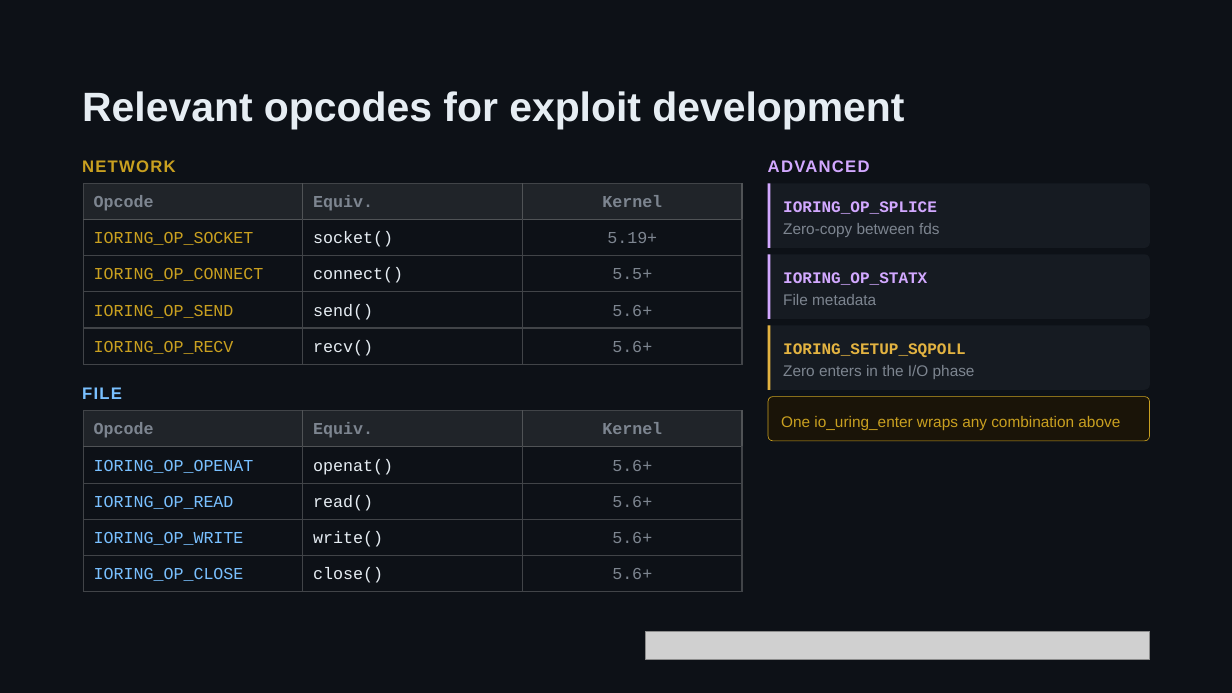
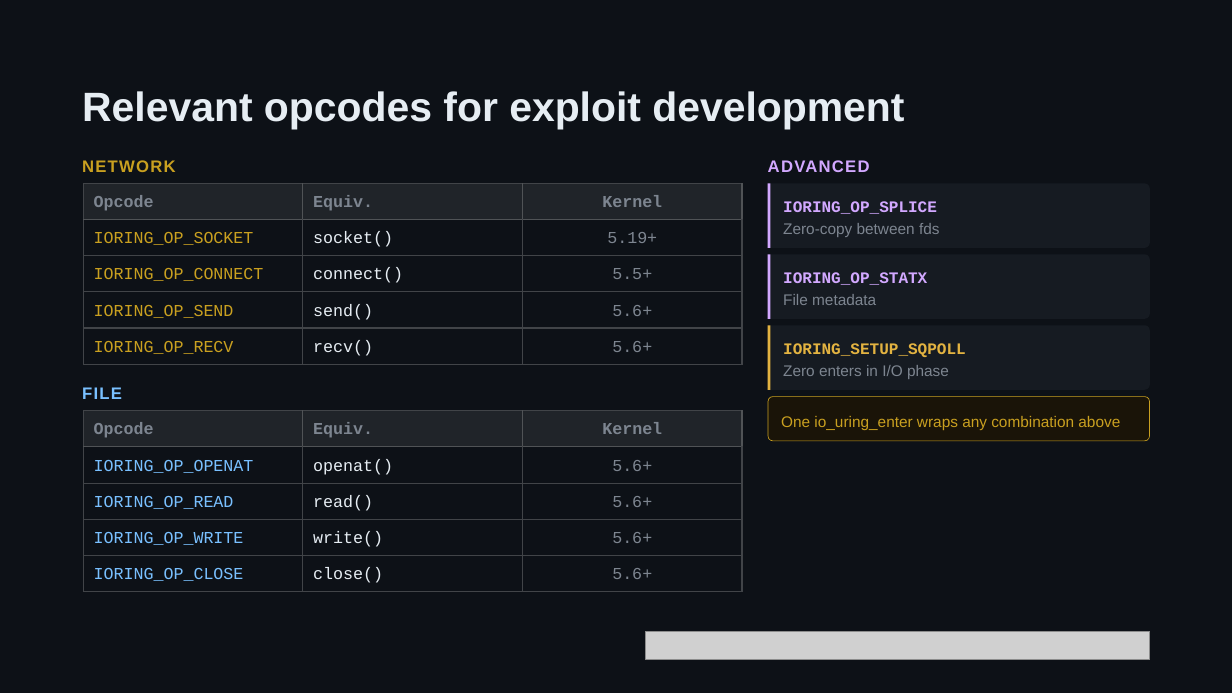
Before and after one commit to maycon/I-OWN-URING, a slide deck: slide 10 of talk/What EDRs Don't See - Syscall-less Shellcode via io_uring.pptx. Drawn at 1232x693 pixels with LibreOffice and Linux fonts; fonts in the diff are those of the drawing; grey boxes stand for pictures. Boxes give left, top, right and bottom in pixels: in the first picture for what was removed or moved away, otherwise in the second. Text is boxed around its words. In the diff, an @@ line names an element or a change of style, - is before the commit and + after.

```diff
--- a/talk/What EDRs Don't See - Syscall-less Shellcode via io_uring.pptx
+++ b/talk/What EDRs Don't See - Syscall-less Shellcode via io_uring.pptx
@@ text at (783,365,949,379): text changed @@
-Zero enters in the I/O phase
+Zero enters in I/O phase
```
Also in this commit, not shown: 3 other slides changed.
